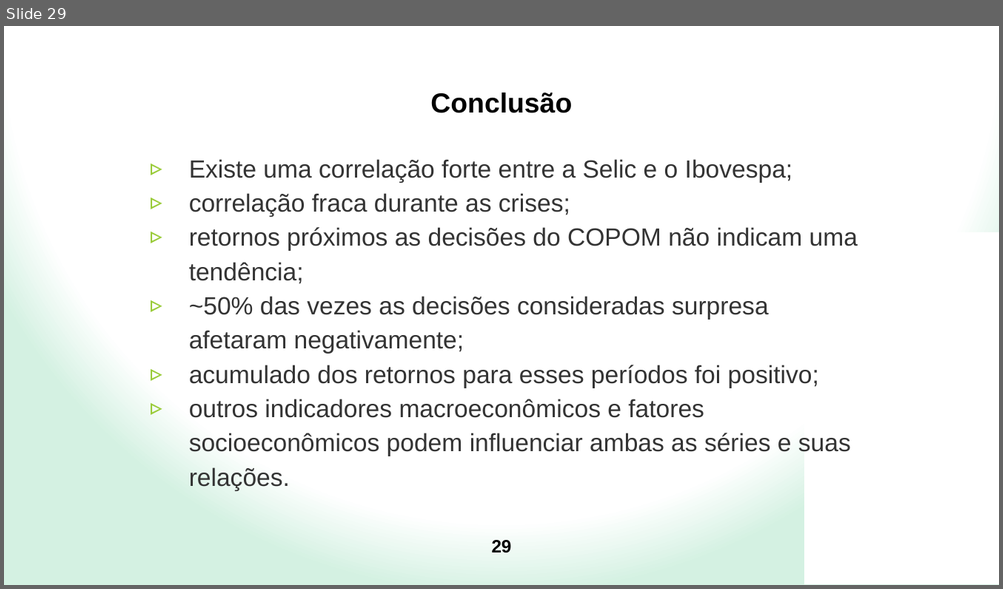
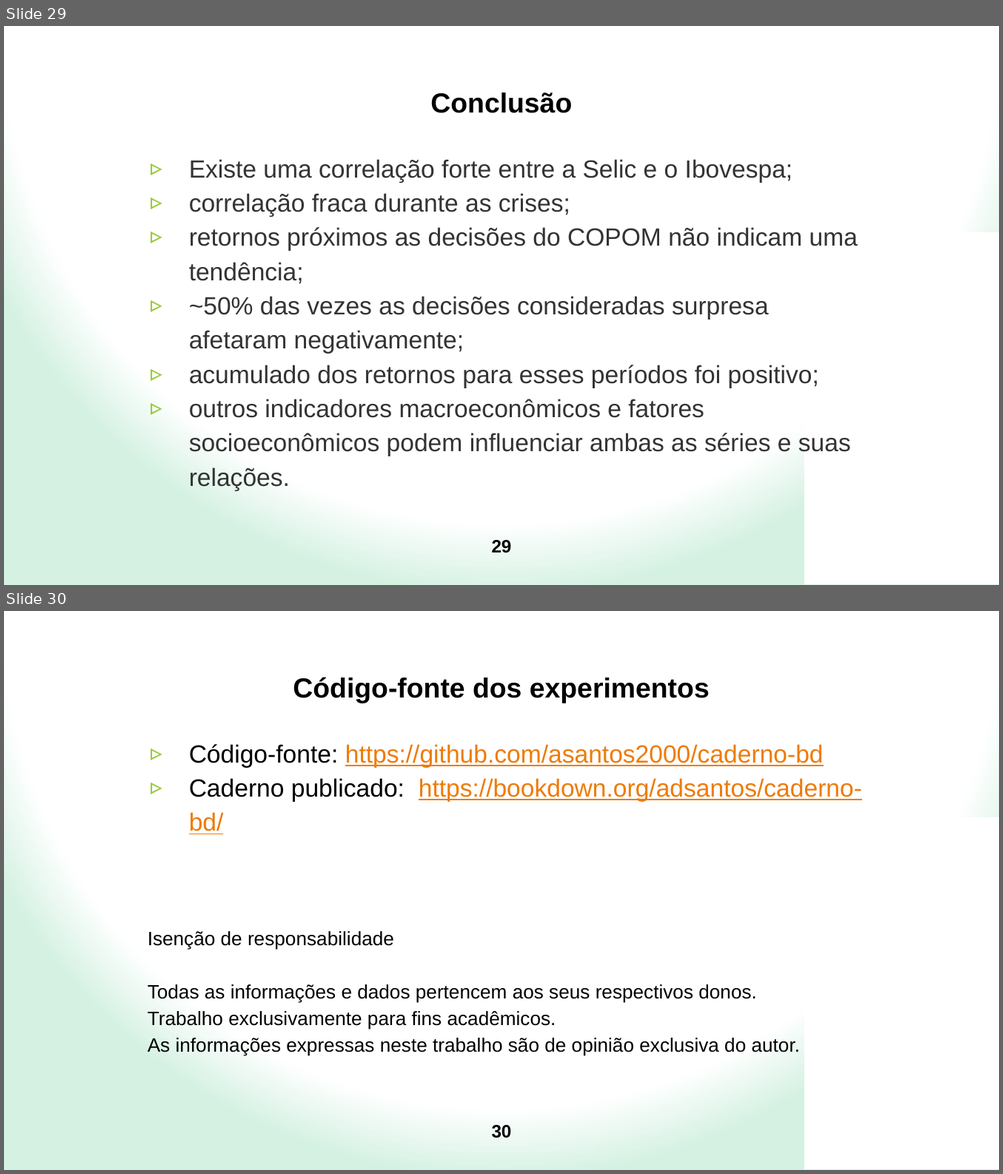
Before and after one commit to asantos2000/caderno-bd, a slide deck: pics/11 - BigDataAnalytics - ANDERSON.pptx. Shown one above the other, each under a label of ours: slide 29 before the commit, slides 29 and 30 after it. The pictures are 1003x589 and 1003x1174 pixels, drawn with LibreOffice and Linux fonts; fonts in the diff are those of the drawing; background and template pictures are left out. Boxes give left, top, right and bottom in pixels: in the first picture for what was removed or moved away, otherwise in the second. Text is boxed around its words. In the diff, an @@ line names an element or a change of style, - is before the commit and + after.

Commit message:
fix typo, add disclaimer

```diff
--- a/pics/11 - BigDataAnalytics - ANDERSON.pptx
+++ b/pics/11 - BigDataAnalytics - ANDERSON.pptx
@@ slide 30 added at box(4, 611, 999, 1170), background gradient #FFFFFF to #D4F1E2; not listed: 1 template element that a slide beside it also shows @@
@@ title added at box(293, 677, 709, 703), 20 pt, text #000000, bold @@
+Código-fonte dos experimentos
@@ text added at box(189, 744, 862, 834), 18 pt, text #EE7B08, underline @@
+▹ Código-fonte: https://github.com/asantos2000/caderno-bd
+▹ Caderno publicado: https://bookdown.org/adsantos/caderno-bd/
@@ text added at box(148, 931, 800, 1056), 14 pt, text #000000 @@
+Isenção de responsabilidade
+Todas as informações e dados pertencem aos seus respectivos donos.
+Trabalho exclusivamente para fins acadêmicos.
+As informações expressas neste trabalho são de opinião exclusiva do autor.
@@ page number added at box(492, 1125, 512, 1139), 13 pt, text #000000, bold @@
+30
```
